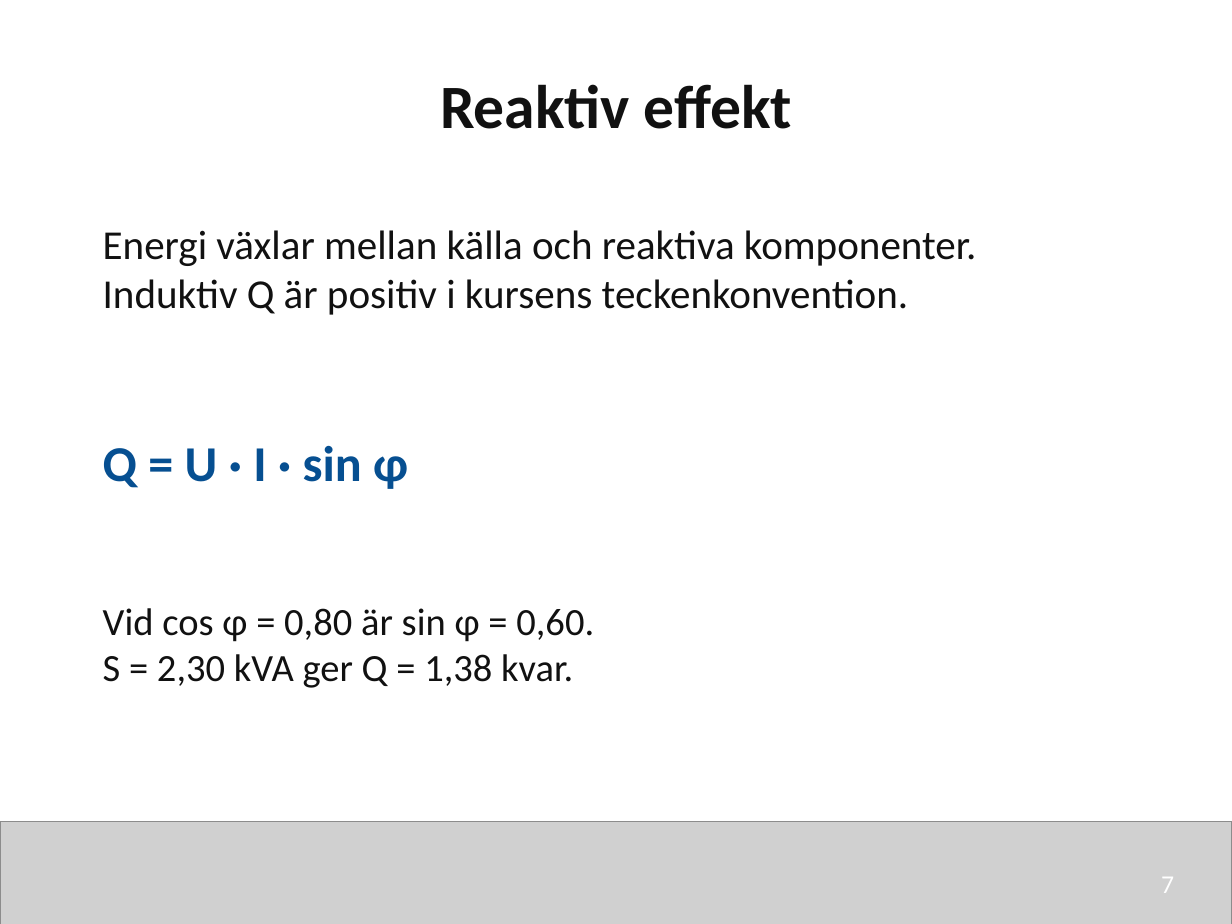
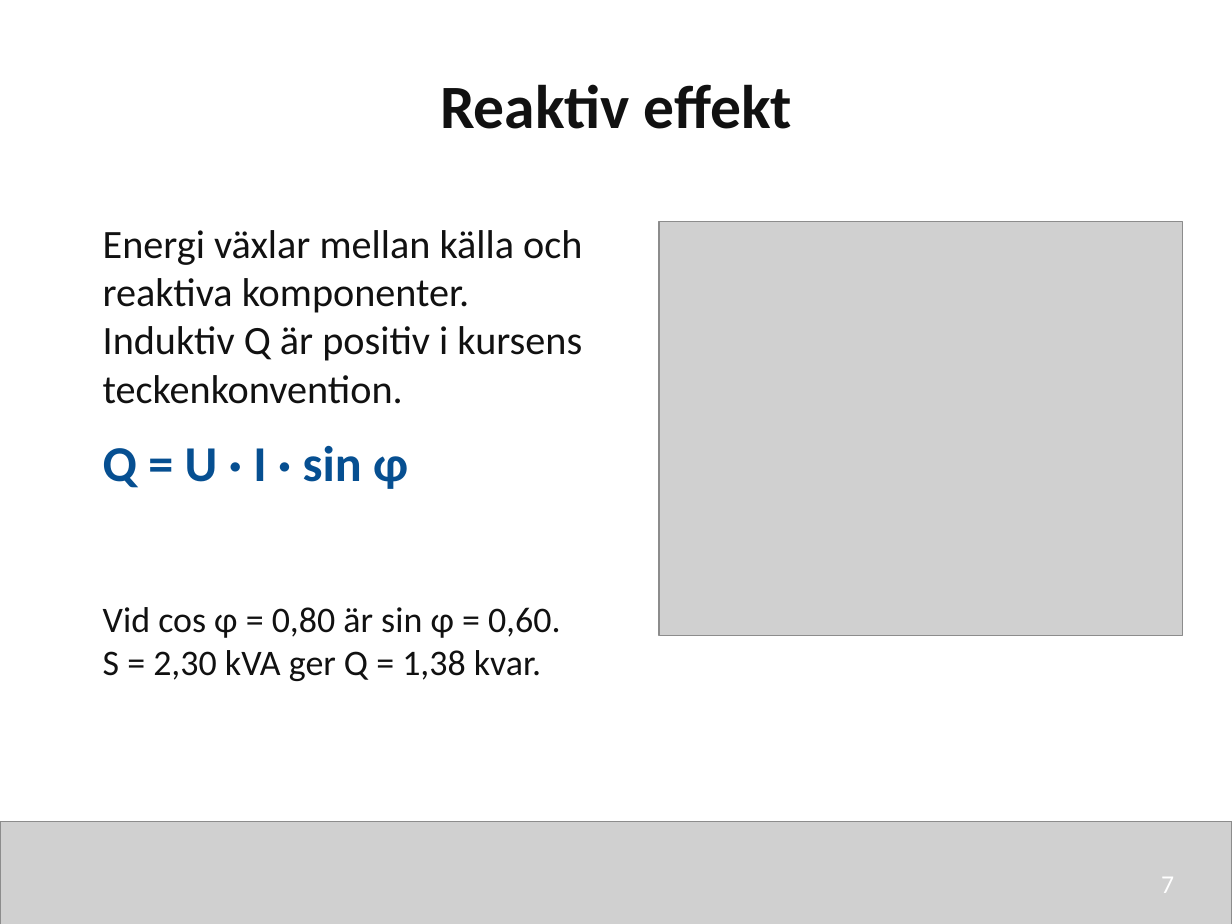
Before and after one commit to nj22az/nj22az.github.io, a slide deck: slide 7 of sjoskolan/vecka-40/aktuell/v40_03_Effekt_i_vaxelstromskretsar_elev.pptx. Drawn at 1232x924 pixels with LibreOffice and Linux fonts; fonts in the diff are those of the drawing; grey boxes stand for pictures. Boxes give left, top, right and bottom in pixels: in the first picture for what was removed or moved away, otherwise in the second. Text is boxed around its words. In the diff, an @@ line names an element or a change of style, - is before the commit and + after.

```diff
--- a/sjoskolan/vecka-40/aktuell/v40_03_Effekt_i_vaxelstromskretsar_elev.pptx
+++ b/sjoskolan/vecka-40/aktuell/v40_03_Effekt_i_vaxelstromskretsar_elev.pptx
@@ text "Energi växlar mellan källa och ..." at bbox=[103, 230, 582, 404]: size 24 to 23.5 pt @@
@@ picture added at bbox=[659, 222, 1183, 636] @@
@@ text "Vid cos φ = 0,80 ..." at bbox=[103, 607, 561, 681]: size 22.5 to 21 pt @@
```
Also in this commit, not shown: 13 other slides changed, 17 other files.
